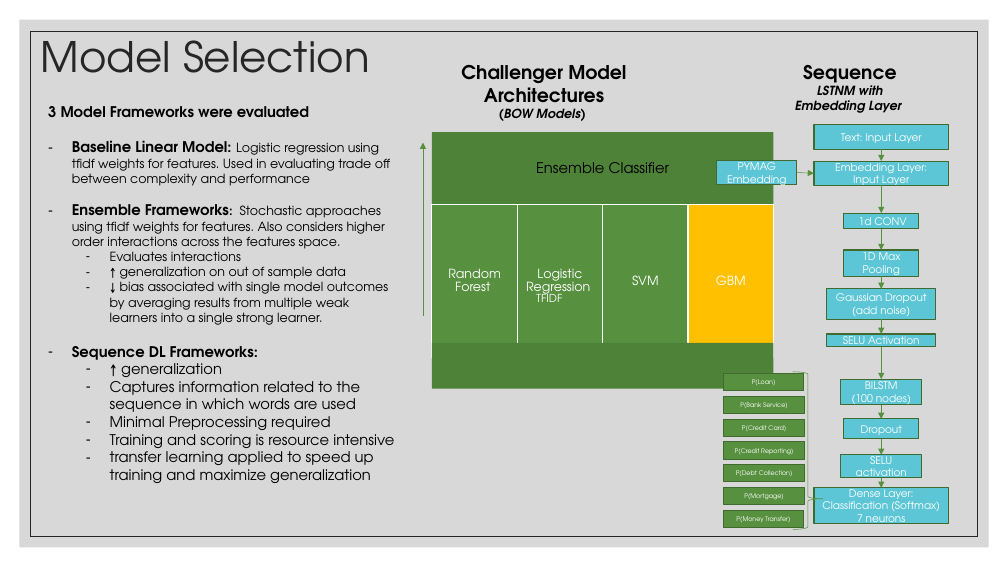
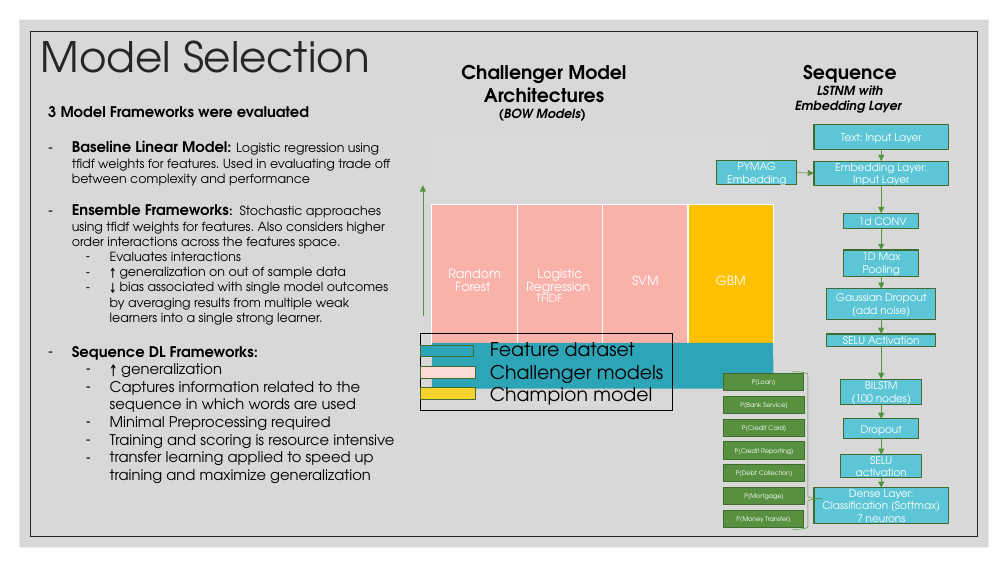
Before and after one commit to zack-carideo/qas4_casestudy, a slide deck: slide 9 of CFPB Complaint Modeling.pptx (slide 8 before the commit). Drawn at 1008x567 pixels with LibreOffice and Linux fonts; fonts in the diff are those of the drawing. Boxes give left, top, right and bottom in pixels: in the first picture for what was removed or moved away, otherwise in the second. Text is boxed around its words. In the diff, an @@ line names an element or a change of style, - is before the commit and + after.

```diff
--- a/CFPB Complaint Modeling.pptx
+++ b/CFPB Complaint Modeling.pptx
@@ rectangle at <box>432,132,774,205</box>: fill #4F8339 to #D9D9D9 @@
@@ text removed at <box>536,162,669,173</box> @@
-Ensemble Classifier
@@ arrow moved from (423, 316) - (423, 143) to (423, 316) - (423, 185) @@
@@ fill #57903F to #F9B2AA in 3 elements at <box>432,205,517,358</box>, <box>517,205,603,358</box>, <box>603,205,688,358</box> @@
@@ rectangle added at <box>421,334,672,411</box>, outline #000000 0.75 pt, 18 pt, text #000000 @@
+  – Feature dataset
+  – Challenger models
+  – Champion model
@@ rectangle added at <box>421,346,473,357</box>, fill #2EA5B7, outline #406B2F 1 pt @@
@@ rectangle at <box>432,343,774,389</box>: fill #4F8339 to #2EA5B7 @@
@@ rectangle added at <box>421,367,476,379</box>, fill #FCD9D5, outline #406B2F 1 pt @@
@@ rectangle added at <box>421,388,476,400</box>, fill #F8D22F, outline #406B2F 1 pt @@
```
Also in this commit, not shown: 14 other slides changed, 1 slide added, 1 slide removed.
